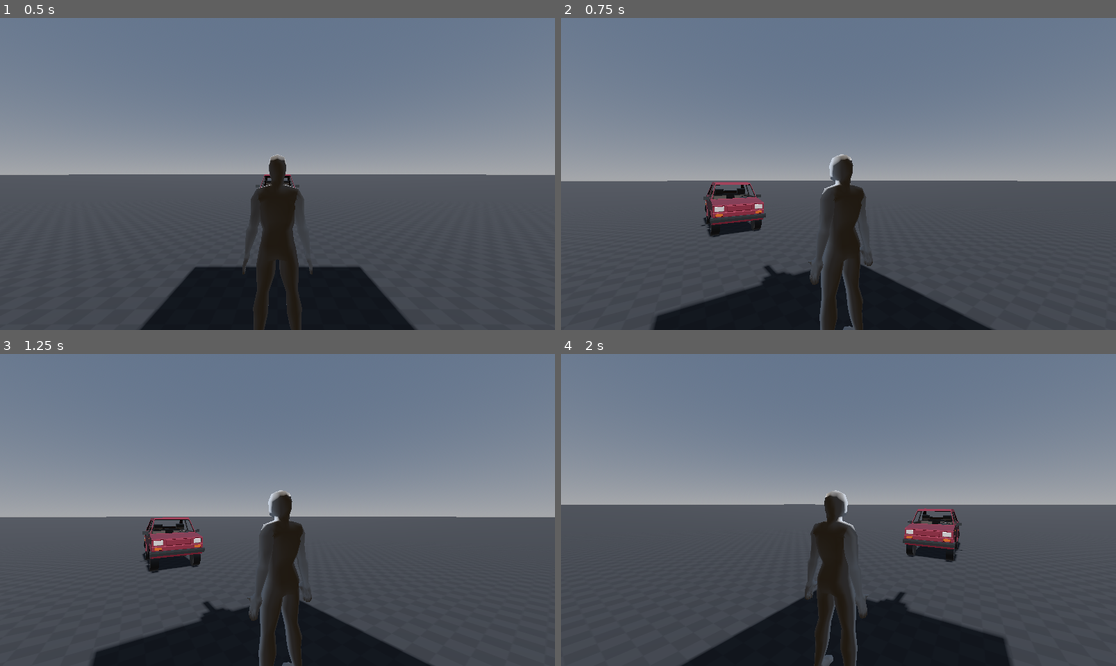
Above: before the commit, frames 1-4 (two rows, left to right).
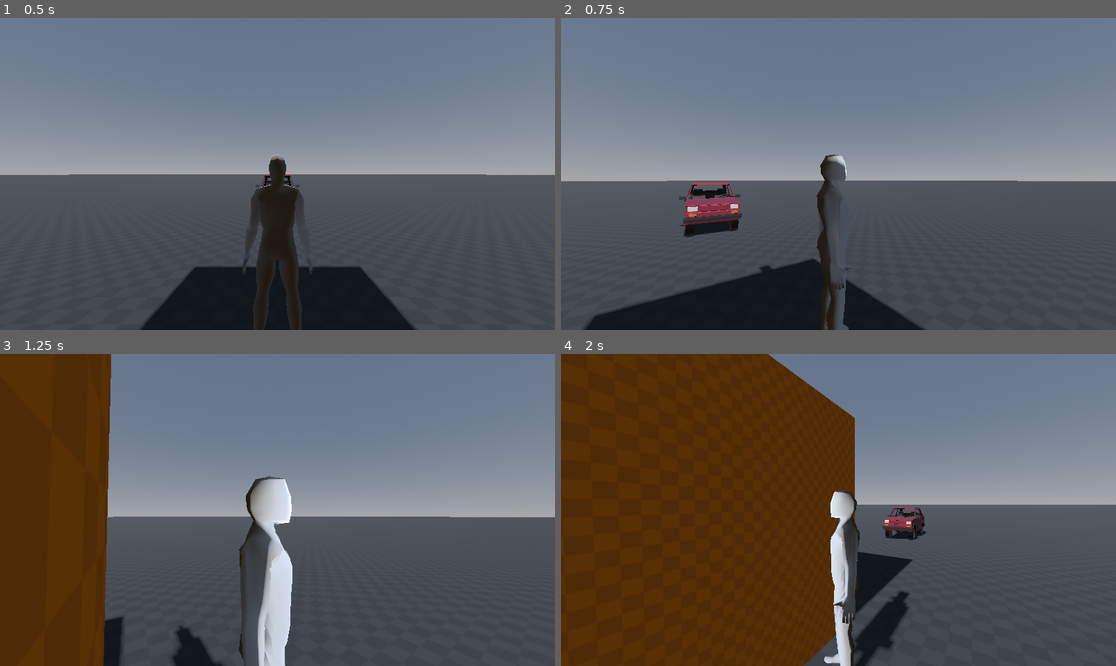
Above: after the commit, the same moments.

Repository: FOSS-Supremacy/OpenLiberty
Game: Godot game, scene res://scenes/test/CharactersWorldTest.tscn
Same seed, same stepped clock (60 frames per second), same inputs: the game is played once before the commit and once after it. This scene is started directly instead of the project's main scene.
Inputs (mouse positions are in pixels of both pictures, inside the frame that each line leads up to):
- Up to frame 1 (0.5 s): no input
- Up to frame 2 (0.75 s): tap Enter (ui_accept) at 0.5 s; move the mouse to (866, 174) at 0.52 s; hold D (car_right) from 0.53 s (still down); tap Down (car_break) at 0.6 s; click (866, 174) at 0.67 s
- Up to frame 3 (1.25 s): keep holding D (car_right); tap Enter (ui_accept) at 0.77 s
- Up to frame 4 (2 s): move the mouse to (810, 510) at 1.27 s; release D (car_right) at 1.28 s; hold A (car_left) from 1.28 s (still down); tap Up (car_run) at 1.35 s; tap Enter (ui_accept) at 1.52 s

Frame 1 is identical in both runs. In frame 2, 8.5% of the frame differs, in the area x 4-78%, y 43-100%; in frame 3, 31%; in frame 4, 57%, in the area x 0-82%, y 0-100%.
Error in both runs: Assertion failed: 7 (res://scripts/map_builder.gd:12)

Commit message:
style
Co-authored-by: Ribbon <55782009+hardBSDk@users.noreply.github.com>

Diff:
--- a/scripts/gameplay/Player/obj_player.gd
+++ b/scripts/gameplay/Player/obj_player.gd
@@ -65,7 +65,7 @@
 	if CAN_MOVE:
 		# Direction of movement based on player direction
 		move_dir = Vector3(
-			Input.get_action_strength("player_m_right") - Input.get_action_strength("player_m_left"),
+			Input.get_action_strength("player_right") - Input.get_action_strength("player_left"),
 			0.0,
 			Input.get_action_strength("player_m_backward") - Input.get_action_strength("player_m_forward")
 		).normalized()
